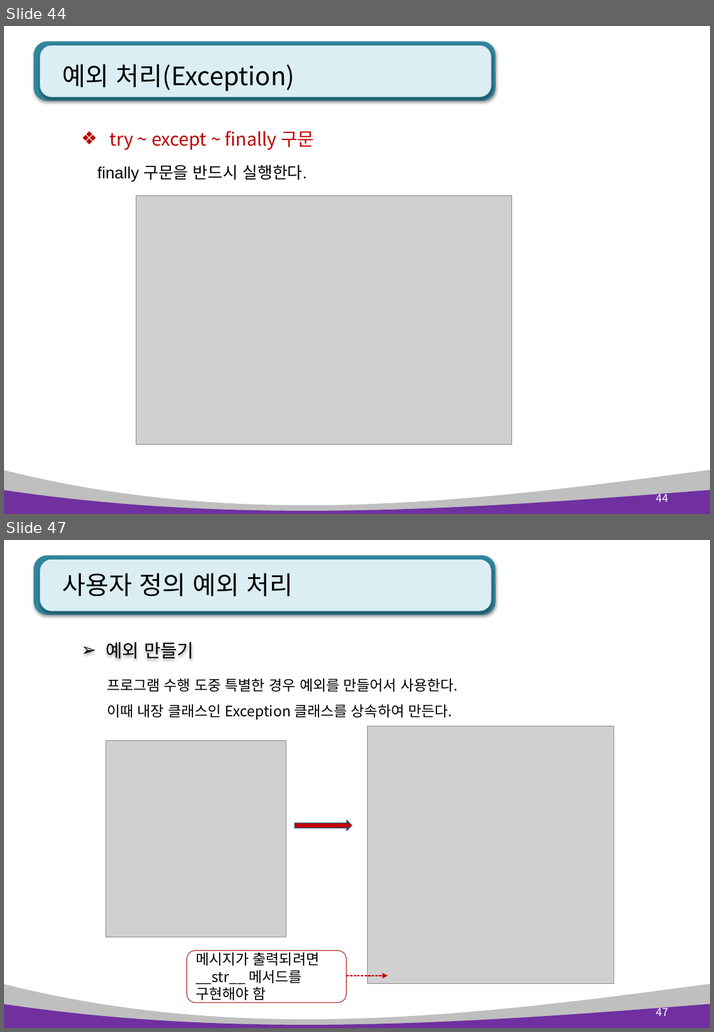
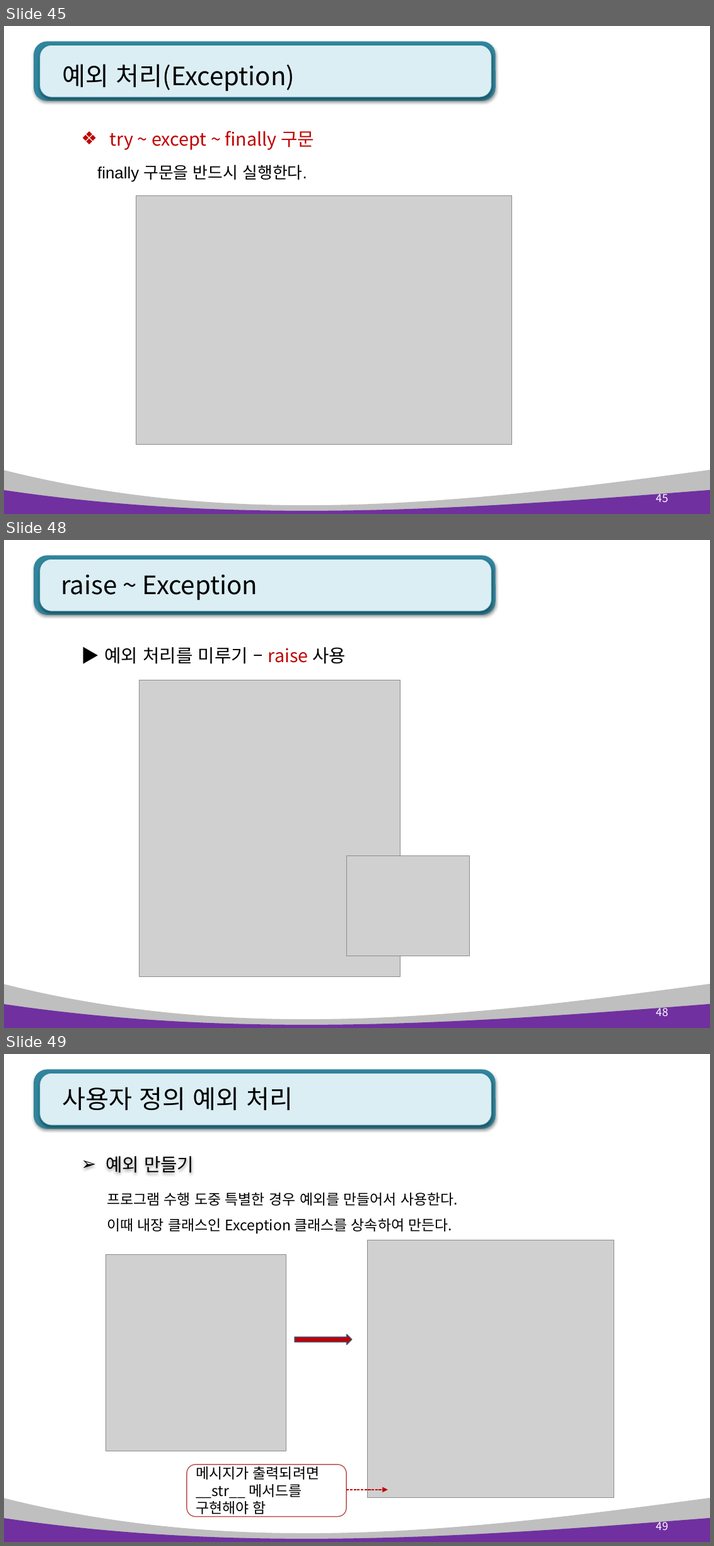
Before and after one commit to kiyongee2/green_project_web, a slide deck: python_ppt/Python 8장. 예외처리, 파일입출력.pptx. Shown one above the other, each under a label of ours: slides 44 and 47 before the commit, slides 45, 48 and 49 after it; the slides between them are not shown. The pictures are 714x1032 and 714x1546 pixels, drawn with LibreOffice and Linux fonts; fonts in the diff are those of the drawing; grey boxes stand for pictures. Boxes give left, top, right and bottom in pixels: in the first picture for what was removed or moved away, otherwise in the second. Text is boxed around its words. In the diff, an @@ line names an element or a change of style, - is before the commit and + after.

Commit message:
try~except, web

```diff
--- a/python_ppt/Python 8장. 예외처리, 파일입출력.pptx
+++ b/python_ppt/Python 8장. 예외처리, 파일입출력.pptx
@@ slide 48 added at bbox=[4, 540, 710, 1028], background #FFFFFF; not listed: 4 template elements that a slide beside it also shows @@
@@ title added at bbox=[61, 575, 257, 600], 28 pt, text #000000 @@
+raise ~ Exception
@@ text added at bbox=[104, 647, 345, 664], 20 pt, text #000000 @@
+▶ 예외 처리를 미루기 – raise 사용
@@ picture added at bbox=[139, 680, 400, 977] @@
@@ picture added at bbox=[347, 856, 469, 956] @@
@@ page number added at bbox=[655, 1006, 667, 1016], 12 pt, text #FFFFFF @@
+48
@@ what was slide 44 is now slide 45 @@
@@ page number at bbox=[655, 492, 667, 502]: text changed @@
-44
+45
@@ what was slide 47 is now slide 49 @@
@@ page number at bbox=[655, 1520, 667, 1530]: text changed @@
-47
+49
```
Also in this commit, not shown: 7 slides changed, 2 other slides added, 1 slide removed, 3 other files.
